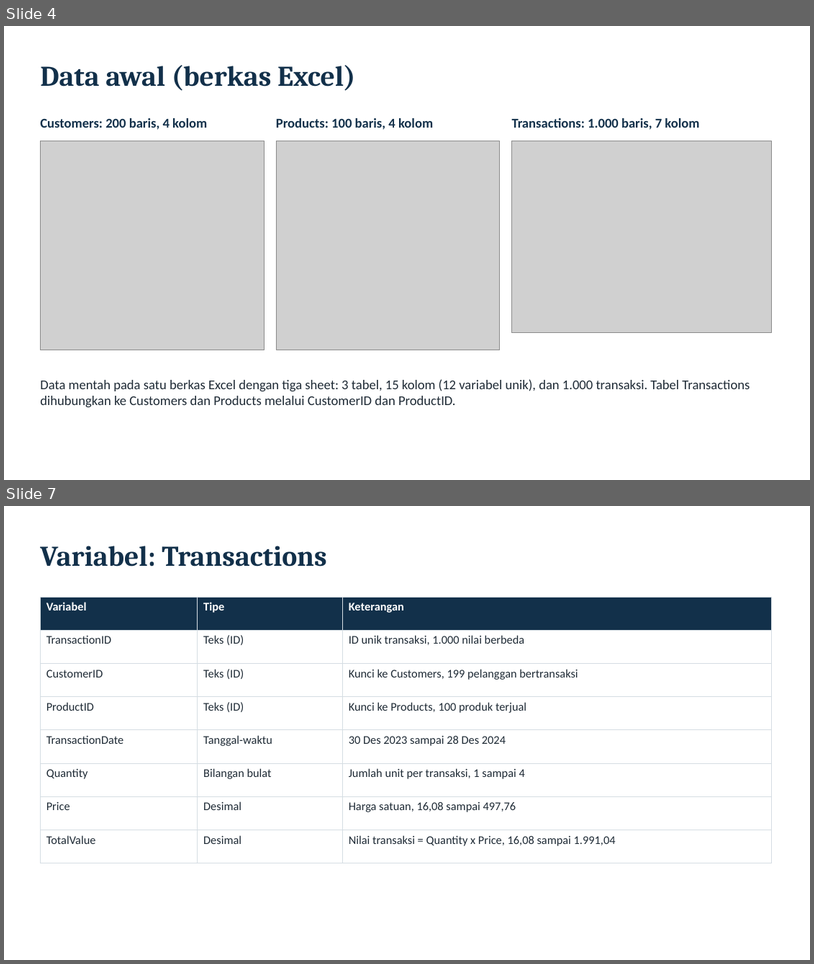
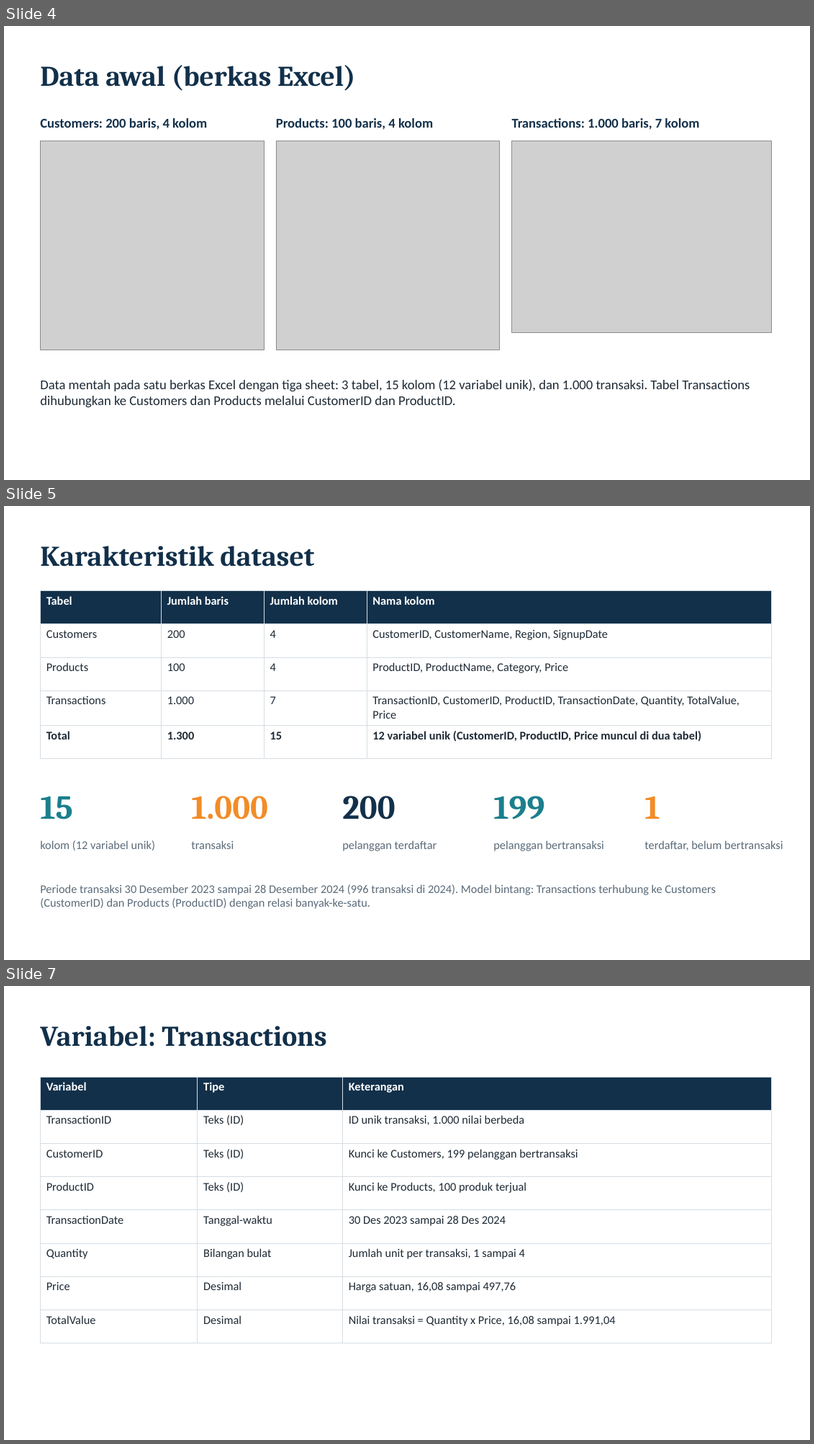
Before and after one commit to farhansech/EXACOUNT, a slide deck: output/EverMart_UTS_BDASC.pptx. Shown one above the other, each under a label of ours: slides 4 and 7 before the commit, slides 4, 5 and 7 after it; the slides between them are not shown. The pictures are 814x964 and 814x1444 pixels, drawn with LibreOffice and Linux fonts; fonts in the diff are those of the drawing; grey boxes stand for pictures. Boxes give left, top, right and bottom in pixels: in the first picture for what was removed or moved away, otherwise in the second. Text is boxed around its words. In the diff, an @@ line names an element or a change of style, - is before the commit and + after.

```diff
--- a/output/EverMart_UTS_BDASC.pptx
+++ b/output/EverMart_UTS_BDASC.pptx
@@ slide 5 added at [4, 506, 810, 960], background #FFFFFF @@
@@ text added at [40, 546, 314, 566], 34 pt, text #12304A, bold @@
+Karakteristik dataset
@@ table added at [40, 591, 772, 744], 5 rows, 4 columns @@
+Tabel | Jumlah baris | Jumlah kolom | Nama kolom
+Customers | 200 | 4 | CustomerID, CustomerName, Region, SignupDate
+Products | 100 | 4 | ProductID, ProductName, Category, Price
+Transactions | 1.000 | 7 | TransactionID, CustomerID, ProductID, TransactionDate, Quantity, TotalValue, Price
+Total | 1.300 | 15 | 12 variabel unik (CustomerID, ProductID, Price muncul di dua tabel)
@@ text added at [40, 795, 73, 819], 40 pt, text #1B7F8C, bold @@
+15
@@ text added at [191, 795, 268, 819], 40 pt, text #F28C28, bold @@
+1.000
@@ text added at [342, 795, 395, 819], 40 pt, text #12304A, bold @@
+200
@@ text added at [494, 795, 545, 819], 40 pt, text #1B7F8C, bold @@
+199
@@ text added at [645, 796, 660, 818], 40 pt, text #F28C28, bold @@
+1
@@ text added at [40, 840, 155, 850], 14 pt, text #5B6B79 @@
+kolom (12 variabel unik)
@@ text added at [191, 840, 234, 849], 14 pt, text #5B6B79 @@
+transaksi
@@ text added at [342, 840, 437, 851], 14 pt, text #5B6B79 @@
+pelanggan terdaftar
@@ text added at [494, 840, 604, 851], 14 pt, text #5B6B79 @@
+pelanggan bertransaksi
@@ text added at [645, 840, 783, 850], 14 pt, text #5B6B79 @@
+terdaftar, belum bertransaksi
@@ text added at [40, 884, 716, 908], 14 pt, text #5B6B79 @@
+Periode transaksi 30 Desember 2023 sampai 28 Desember 2024 (996 transaksi di 2024). Model bintang: Transactions terhubung ke Customers (CustomerID) dan Products (ProductID) dengan relasi banyak-ke-satu.
```
Also in this commit, not shown: 7 slides changed, 4 other slides added, 1 slide removed.
